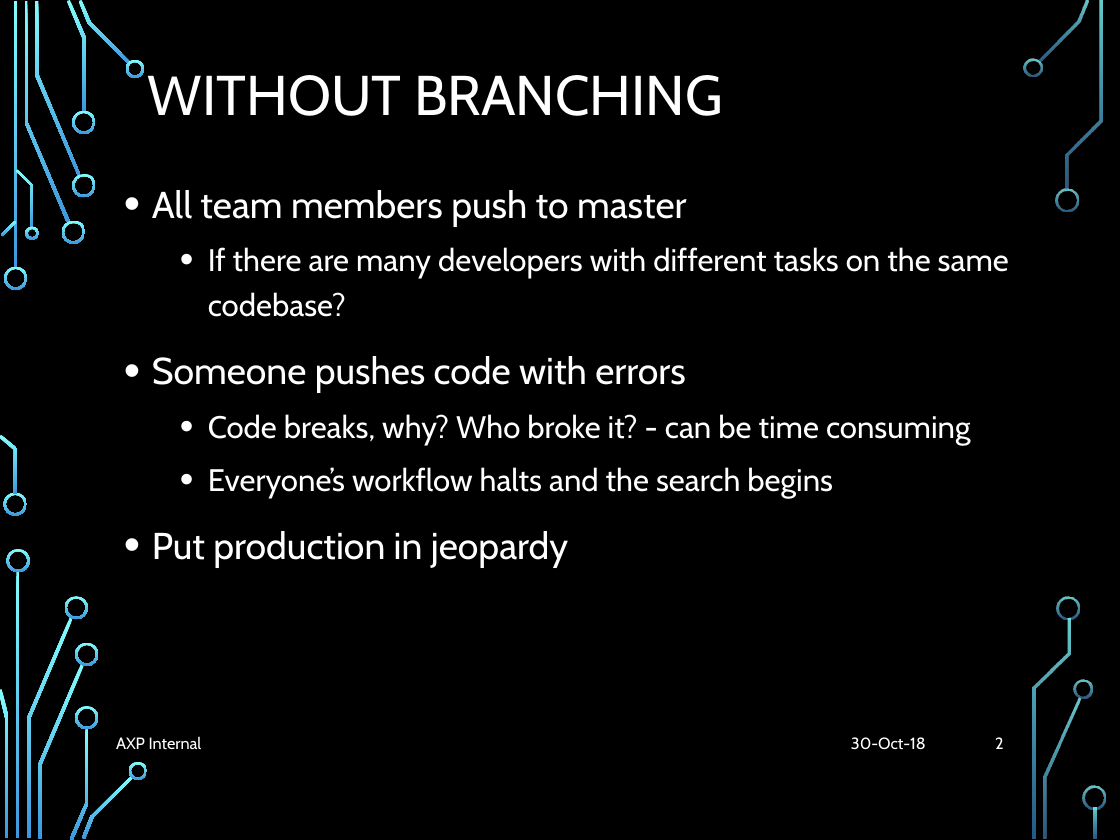
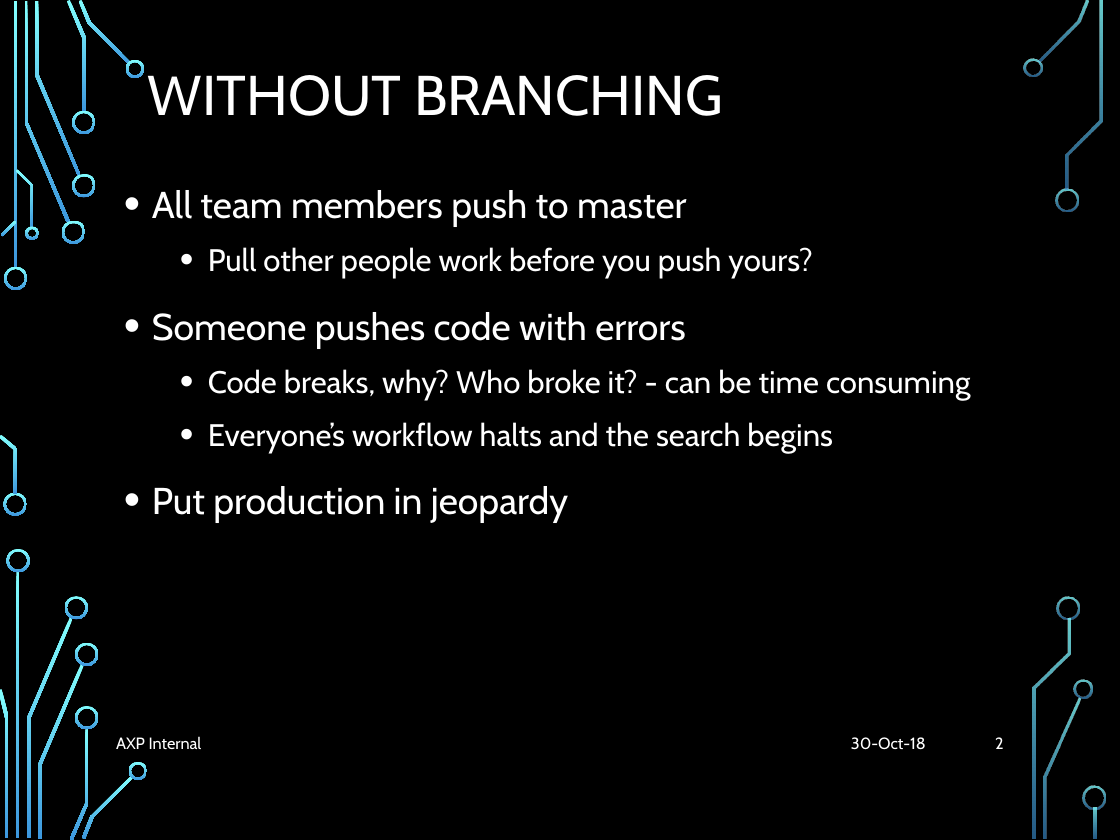
Before and after one commit to liyuan6006/GitStrategies, a slide deck: slide 2 of Branching.pptx. Drawn at 1120x840 pixels with LibreOffice and Linux fonts; fonts in the diff are those of the drawing; background and template pictures are left out. Boxes give left, top, right and bottom in pixels: in the first picture for what was removed or moved away, otherwise in the second. Text is boxed around its words. In the diff, an @@ line names an element or a change of style, - is before the commit and + after.

```diff
--- a/Branching.pptx
+++ b/Branching.pptx
@@ text at (208, 247, 813, 279): text changed @@
-  • If there are many developers with different tasks on the same codebase?
+  • Pull other people work before you push yours?
```
Also in this commit, not shown: 3 other slides changed, 2 slides removed.
